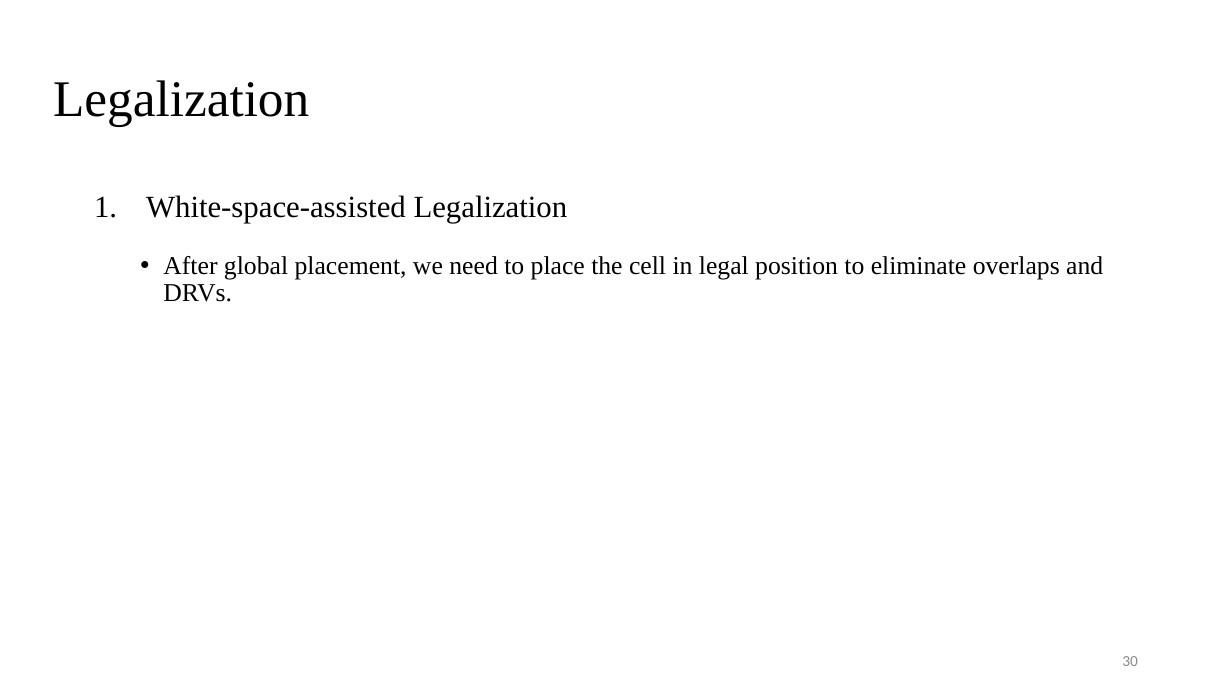
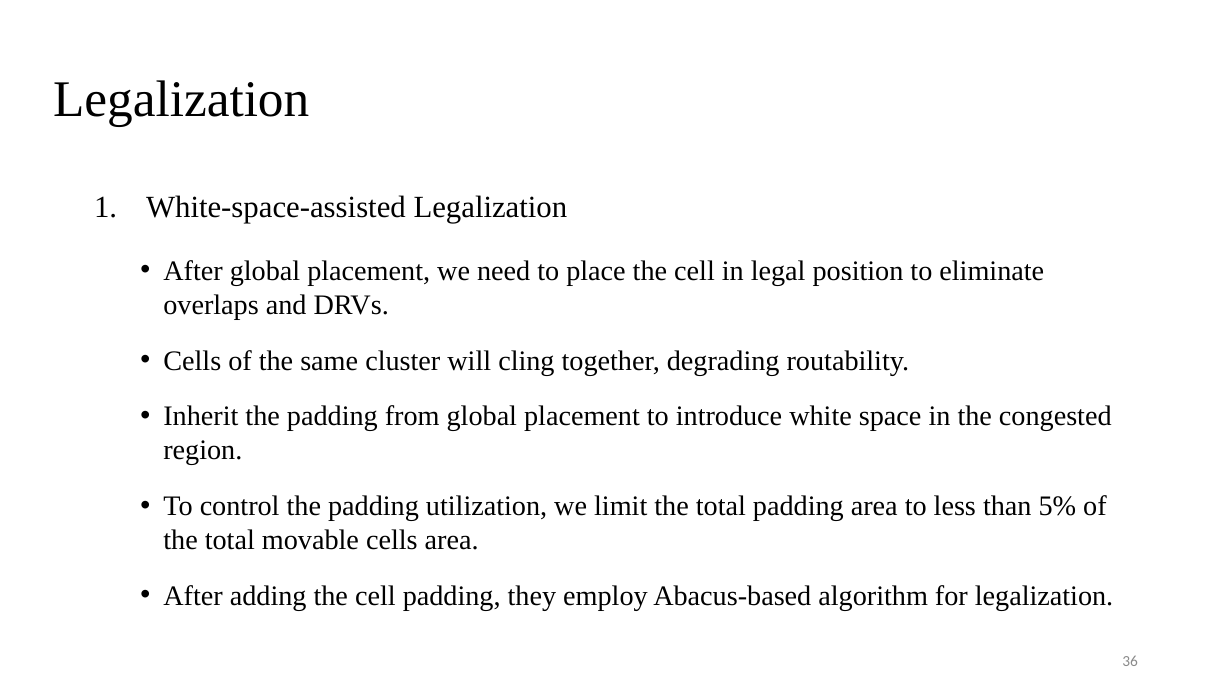
Before and after one commit to Pacific-Feng-Studuies/Studied-Papers, a slide deck: slide 37 of GM/Placement/PUFFER A Routability-Driven Placement Framework via Cell Padding/PUFFER A Routability-Driven Placement Framework via Cell Padding.pptx (slide 31 before the commit). Drawn at 1232x693 pixels with LibreOffice and Linux fonts; fonts in the diff are those of the drawing. Boxes give left, top, right and bottom in pixels: in the first picture for what was removed or moved away, otherwise in the second. Text is boxed around its words. In the diff, an @@ line names an element or a change of style, - is before the commit and + after.

```diff
--- a/GM/Placement/PUFFER A Routability-Driven Placement Framework via Cell Padding/PUFFER A Routability-Driven Placement Framework via Cell Padding.pptx
+++ b/GM/Placement/PUFFER A Routability-Driven Placement Framework via Cell Padding/PUFFER A Routability-Driven Placement Framework via Cell Padding.pptx
@@ text at [163,260,1044,319]: size 20 to 22 pt in "After global placement, we need to place ..."; line spacing 0.9 to 1 @@
@@ text at [163,350,1113,610]: paragraphs added @@
+  • Cells of the same cluster will cling together, degrading routability.
+  • Inherit the padding from global placement to introduce white space in the congested region.
+  • To control the padding utilization, we limit the total padding area to less than 5% of the total movable cells area.
+  • After adding the cell padding, they employ Abacus-based algorithm for legalization.
@@ page number at [1122,655,1138,666]: text changed @@
-30
+36
```
Also in this commit, not shown: 4 other slides changed, 13 slides added, 1 other file.
